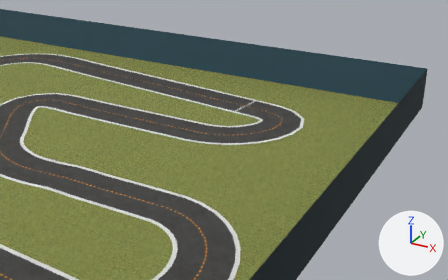
A saved change to the COLLADA model bundle/deepracer_simulation_environment/share/deepracer_simulation_environment/meshes/arctic_pro_ccw/arctic_pro_ccw.dae.
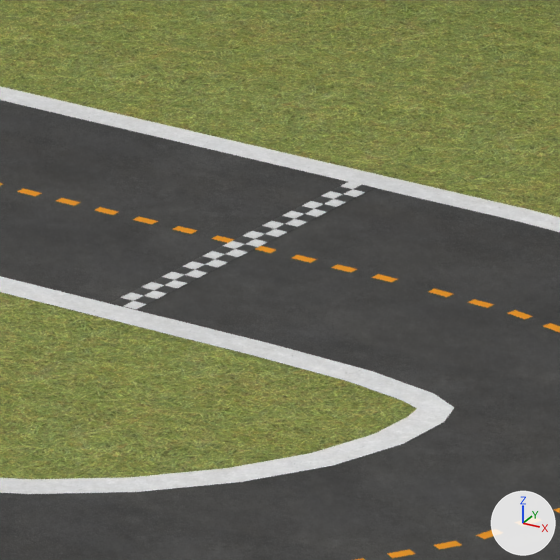
There are two pictures of each version: one from a camera (50 mm lens) standing at (13.35, -9.44, 5.5) and looking at (6.45, 3.1, -0.77), one close up on the part from 50% to 61% of the width and 30% to 47% of the height. The axes (+X, +Y, +Z) are drawn at lower right. The lights are the same throughout.

Names of what the first close-up shows: 'StartLine', 'cl', 'field', 'il', 'ol', 'road'.
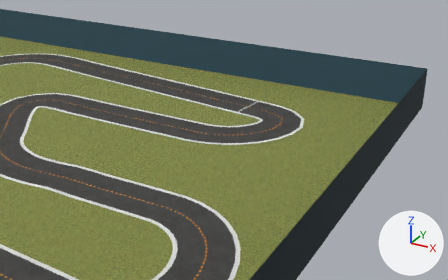
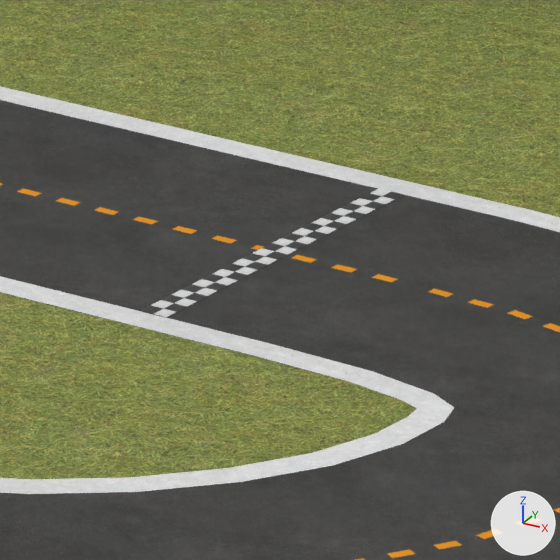
Commit message: Arctic Pro: Updated route and start line

Changed parts and their boxes (x1, y1, x2, y2) in the close-ups (560 x 560 px):
'StartLine', moved, turned: before (111, 181, 375, 309); after (140, 188, 404, 317)

What the commit changed:
Object 'StartLine' (ob_startline) moves from (6.749, 3.676, 0.003) to (6.824, 3.667, 0.003).
Object 'StartLine' (ob_startline) turns from (0, 0, 125) to (0, 0, 125) degrees about x, y and z.
